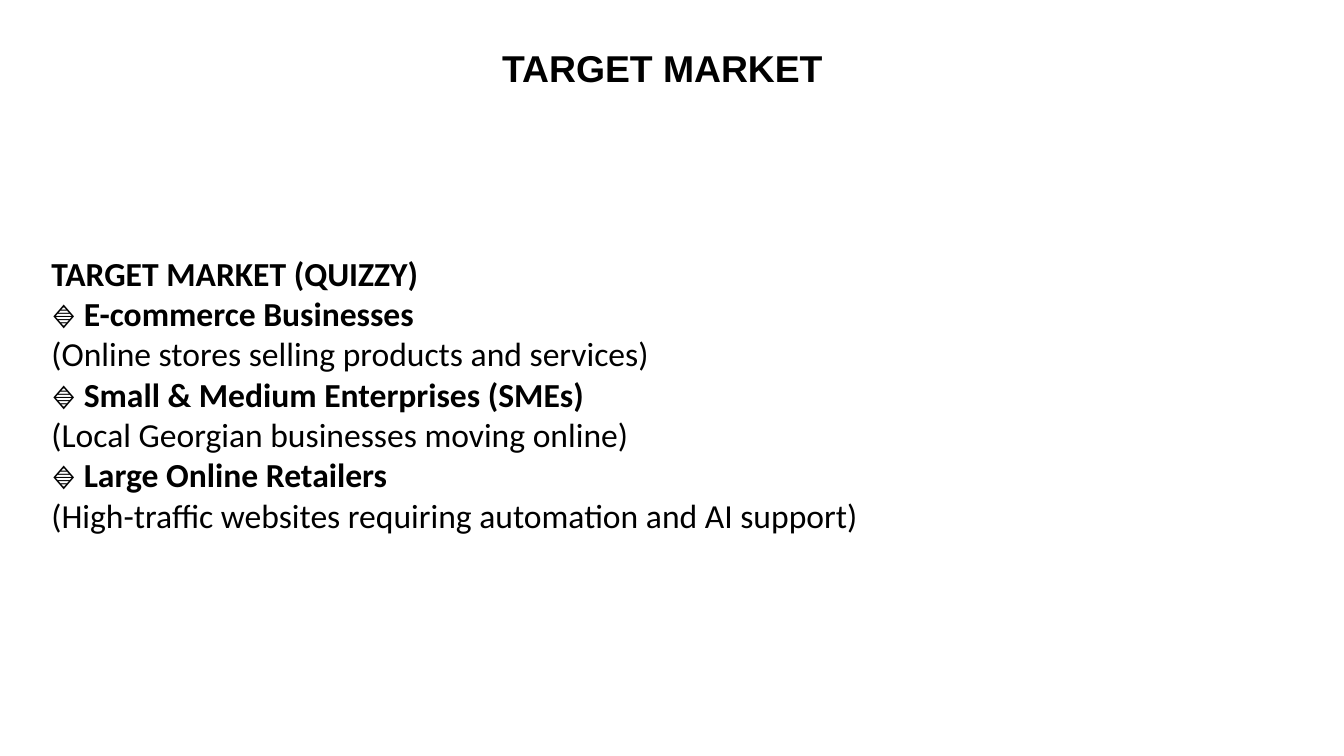
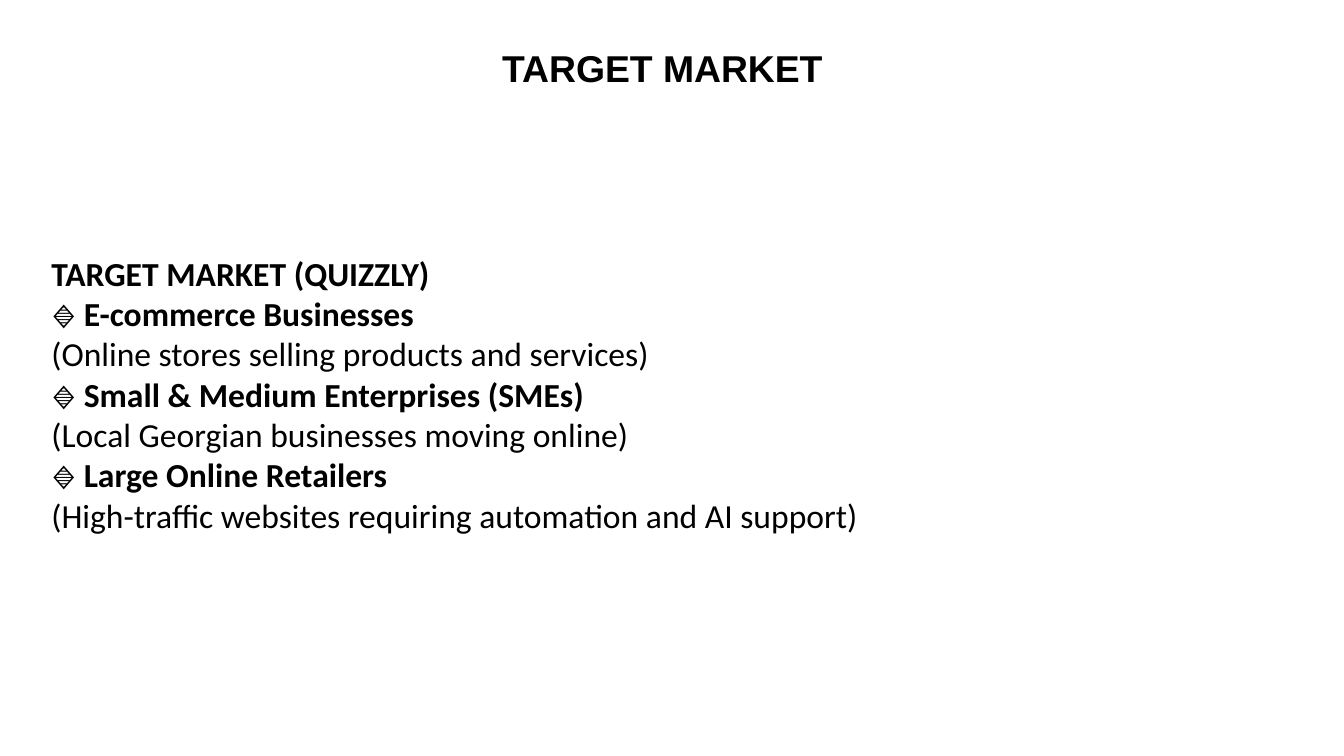
Before and after one commit to N1k0l0z/Transformer-BasedGPTModel, a slide deck: slide 11 of Business Plan.pptx. Drawn at 1344x756 pixels with LibreOffice and Linux fonts; fonts in the diff are those of the drawing. Boxes give left, top, right and bottom in pixels: in the first picture for what was removed or moved away, otherwise in the second. Text is boxed around its words. In the diff, an @@ line names an element or a change of style, - is before the commit and + after.

```diff
--- a/Business Plan.pptx
+++ b/Business Plan.pptx
@@ text at (51,261,430,291): text changed @@
-TARGET MARKET (QUIZZY)
+TARGET MARKET (QUIZZLY)
```
Also in this commit, not shown: 1 other slide changed, 1 other file.
